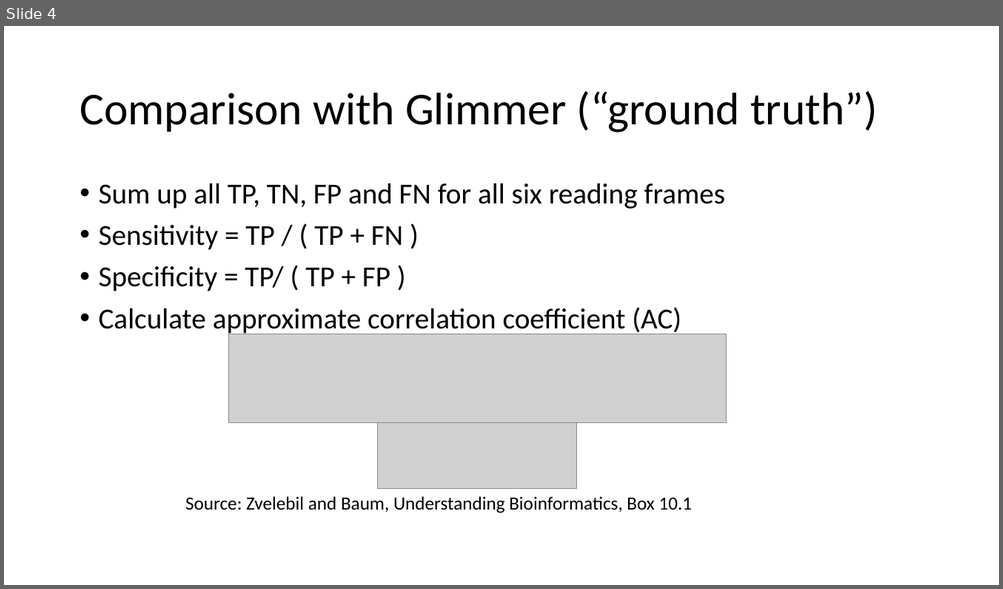
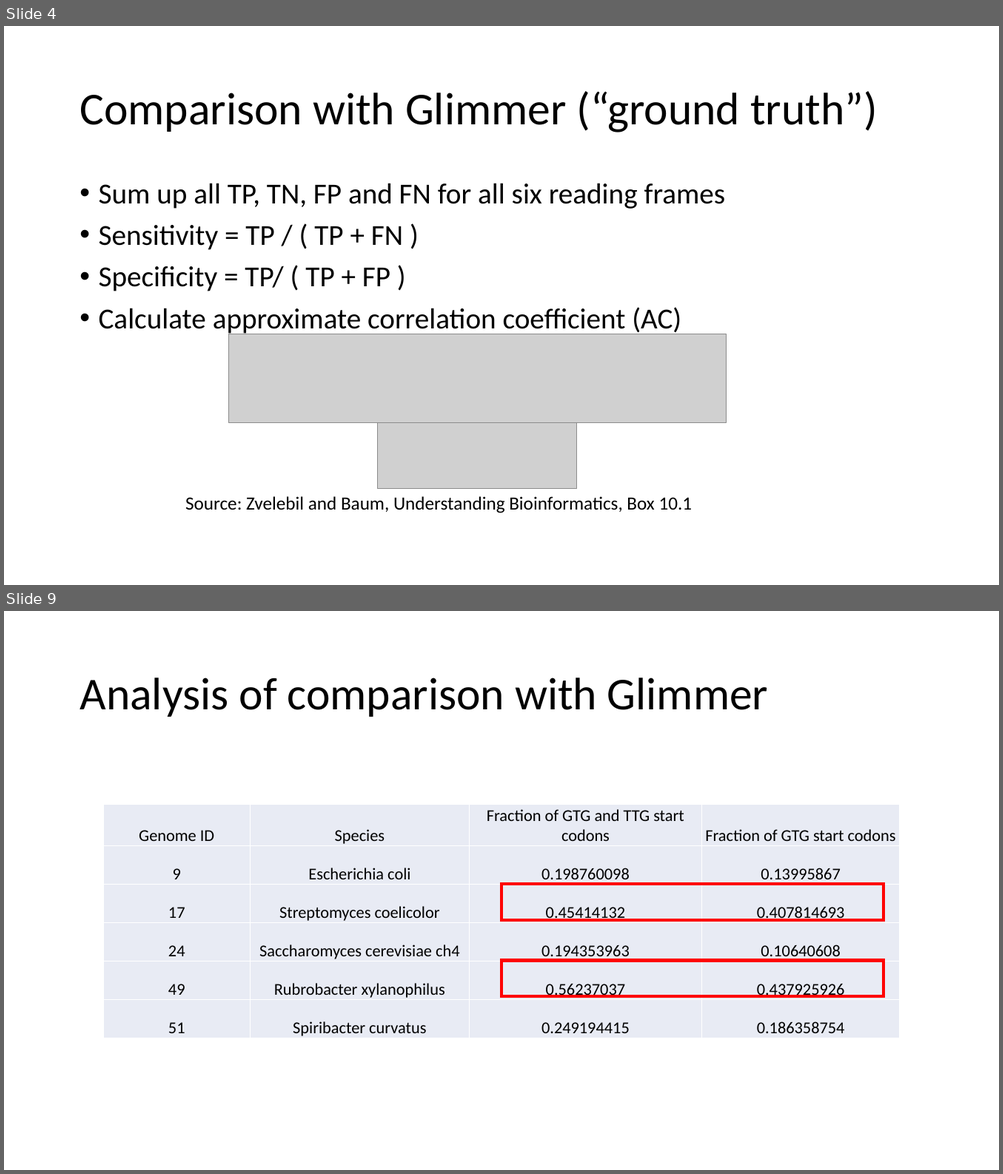
Before and after one commit to shuhanxu93/comparative_genomics, a slide deck: project/ShuhanXu.pptx. Shown one above the other, each under a label of ours: slide 4 before the commit, slides 4 and 9 after it; the slides between them are not shown. The pictures are 1003x589 and 1003x1174 pixels, drawn with LibreOffice and Linux fonts; fonts in the diff are those of the drawing; grey boxes stand for pictures. Boxes give left, top, right and bottom in pixels: in the first picture for what was removed or moved away, otherwise in the second. Text is boxed around its words. In the diff, an @@ line names an element or a change of style, - is before the commit and + after.

```diff
--- a/project/ShuhanXu.pptx
+++ b/project/ShuhanXu.pptx
@@ slide 9 added at box(4, 611, 999, 1170), background #FFFFFF @@
@@ title added at box(79, 678, 768, 717), 44 pt, text #000000 @@
+Analysis of comparison with Glimmer
@@ table added at box(103, 805, 900, 1039), 6 rows, 4 columns @@
+Genome ID | Species | Fraction of GTG and TTG start codons | Fraction of GTG start codons
+9 | Escherichia coli | 0.198760098 | 0.13995867
+17 | Streptomyces coelicolor | 0.45414132 | 0.407814693
+24 | Saccharomyces cerevisiae ch4 | 0.194353963 | 0.10640608
+49 | Rubrobacter xylanophilus | 0.56237037 | 0.437925926
+51 | Spiribacter curvatus | 0.249194415 | 0.186358754
@@ rectangle added at box(502, 884, 884, 920), outline #FF0000 3 pt @@
@@ rectangle added at box(502, 961, 884, 997), outline #FF0000 3 pt @@
```
Also in this commit, not shown: 4 other slides added, 1 other file.
